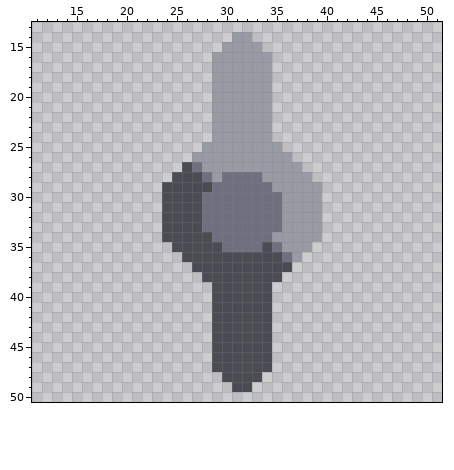
Pixel-art sprite, stored at sprites/blocks/liquids/pump-fan.png. Above is the file before it was changed.
The file is 64x64 pixels. Shown: x 11..51, y 13..50.
After:
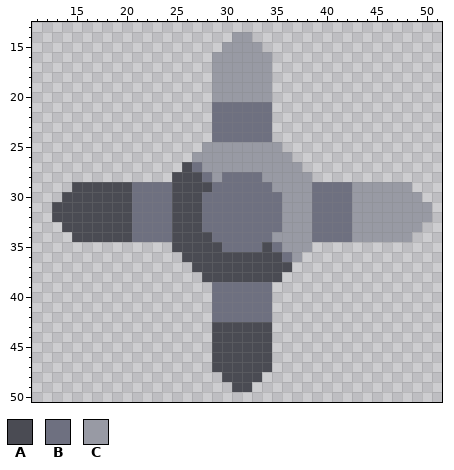
Palette (. is transparent): A #4a4b53  B #6e7080  C #989aa4
Edits made:
@@ x 27..36 @@
 20 ..CCCCCC..
-21 ..CCCCCC..
-22 ..CCCCCC..
-23 ..CCCCCC..
-24 ..CCCCCC..
+21 ..BBBBBB..
+22 ..BBBBBB..
+23 ..BBBBBB..
+24 ..BBBBBB..
 25 .CCCCCCCC.
@@ x 11..51 @@
 28 ..............AAABCBBBBCCCCC.............
-29 .............AAAAABBBBBBCCCCC............
-30 .............AAAABBBBBBBBCCCC............
-31 .............AAAABBBBBBBBCCCC............
-32 .............AAAABBBBBBBBCCCC............
-33 .............AAAABBBBBBBBCCCC............
-34 .............AAAAABBBBBBCCCCC............
+29 ....AAAAAABBBBAAAABBBBBBCCCCBBBBCCCCCC...
+30 ...AAAAAAABBBBAAABBBBBBBBCCCBBBBCCCCCCC..
+31 ..AAAAAAAABBBBAAABBBBBBBBCCCBBBBCCCCCCCC.
+32 ..AAAAAAAABBBBAAABBBBBBBBCCCBBBBCCCCCCCC.
+33 ...AAAAAAABBBBAAABBBBBBBBCCCBBBBCCCCCCC..
+34 ....AAAAAABBBBAAAABBBBBBCCCCBBBBCCCCCC...
 35 ..............AAAAABBBBABCCC.............
@@ x 27..36 @@
 38 .AAAAAAAA.
-39 ..AAAAAA..
-40 ..AAAAAA..
-41 ..AAAAAA..
-42 ..AAAAAA..
+39 ..BBBBBB..
+40 ..BBBBBB..
+41 ..BBBBBB..
+42 ..BBBBBB..
 43 ..AAAAAA..
Changed places in both pictures, as pixel boxes (x1, y1, x2, y2):
changed: (212, 102, 272, 142)
changed: (52, 182, 172, 242)
changed: (312, 182, 432, 242)
changed: (212, 282, 272, 322)
